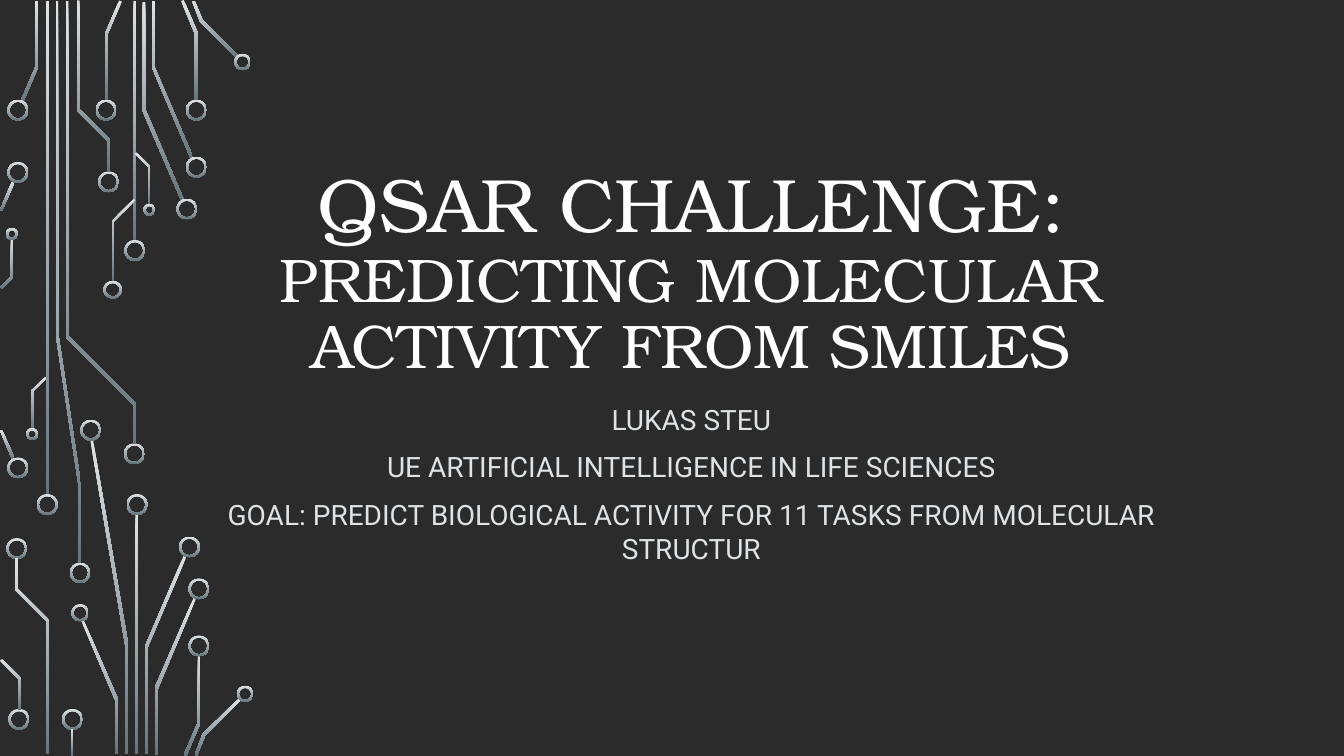
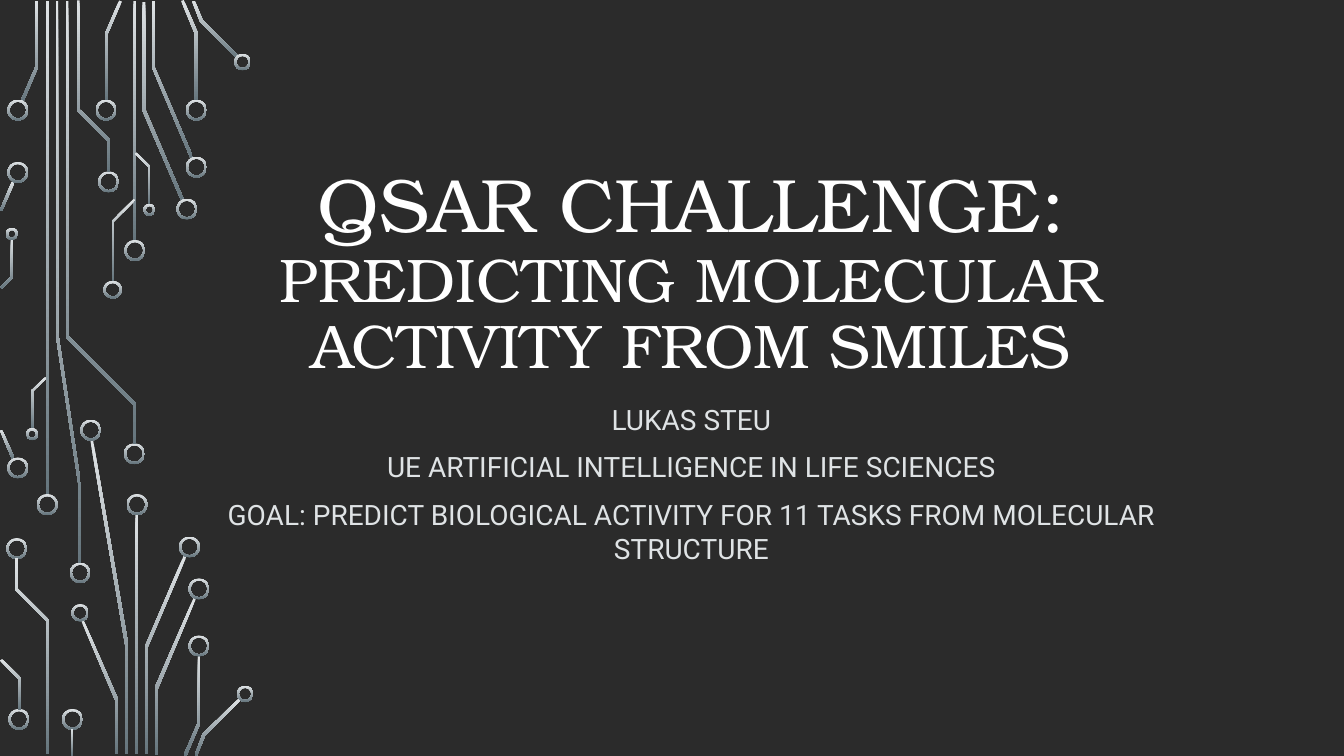
Before and after one commit to luki852/Master_AI, a slide deck: slide 1 of 2nd_Semester/UE_AI_and_Life_Sciences/QSAR_Challenge/QSAR Challenge.odp. Drawn at 1344x756 pixels with LibreOffice and Linux fonts; fonts in the diff are those of the drawing; background and template pictures are left out; a plain dark background stands for a picture behind light text. Boxes give left, top, right and bottom in pixels: in the first picture for what was removed or moved away, otherwise in the second. Text is boxed around its words. In the diff, an @@ line names an element or a change of style, - is before the commit and + after.

Commit message:
presentation update

```diff
--- a/2nd_Semester/UE_AI_and_Life_Sciences/QSAR_Challenge/QSAR Challenge.odp
+++ b/2nd_Semester/UE_AI_and_Life_Sciences/QSAR_Challenge/QSAR Challenge.odp
@@ subtitle at (x1=228, y1=505, x2=1154, y2=560): text changed @@
-GOAL: PREDICT BIOLOGICAL ACTIVITY FOR 11 TASKS FROM MOLECULAR STRUCTUR
+GOAL: PREDICT BIOLOGICAL ACTIVITY FOR 11 TASKS FROM MOLECULAR STRUCTURE
```
Also in this commit, not shown: 1 other slide changed.
